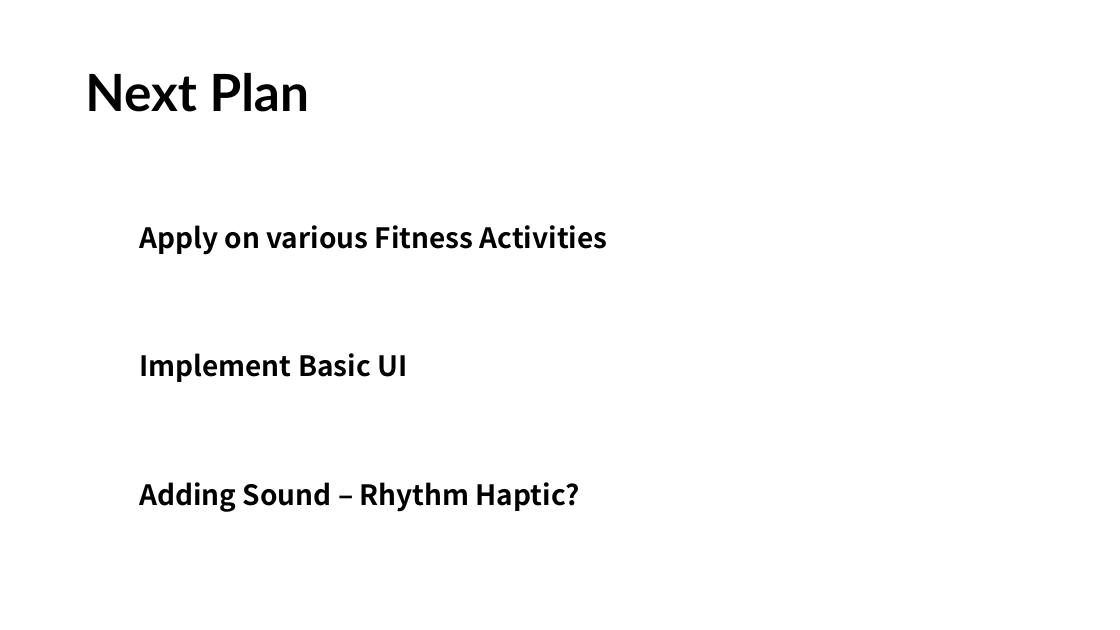
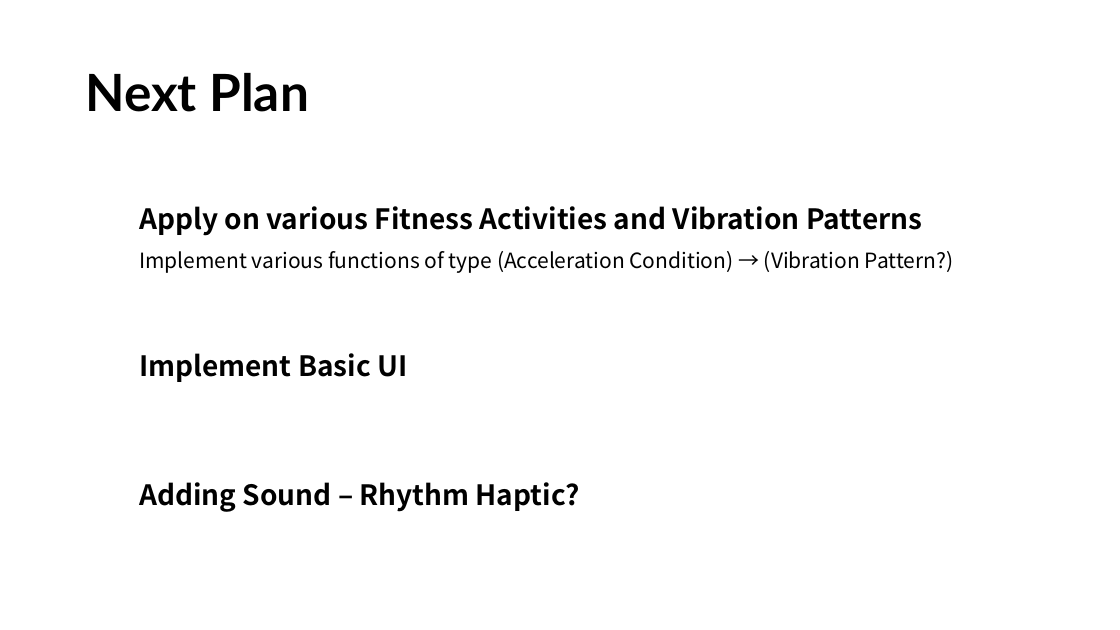
Before and after one commit to Aplace0927/CSED404-Mobile-Ubiquitous-Computing-Project, a slide deck: slide 11 of Presentations/Midterm-TCPs.pptx (slide 6 before the commit). Drawn at 1120x630 pixels with LibreOffice and Linux fonts; fonts in the diff are those of the drawing. Boxes give left, top, right and bottom in pixels: in the first picture for what was removed or moved away, otherwise in the second. Text is boxed around its words. In the diff, an @@ line names an element or a change of style, - is before the commit and + after.

```diff
--- a/Presentations/Midterm-TCPs.pptx
+++ b/Presentations/Midterm-TCPs.pptx
@@ text at [139,206,953,273]: text changed; size 24 to 18 pt; bold off @@
-Apply on various Fitness Activities
+Apply on various Fitness Activities and Vibration Patterns
+Implement various functions of type (Acceleration Condition) → (Vibration Pattern?)
```
Also in this commit, not shown: 10 slides added, 2 slides removed.
